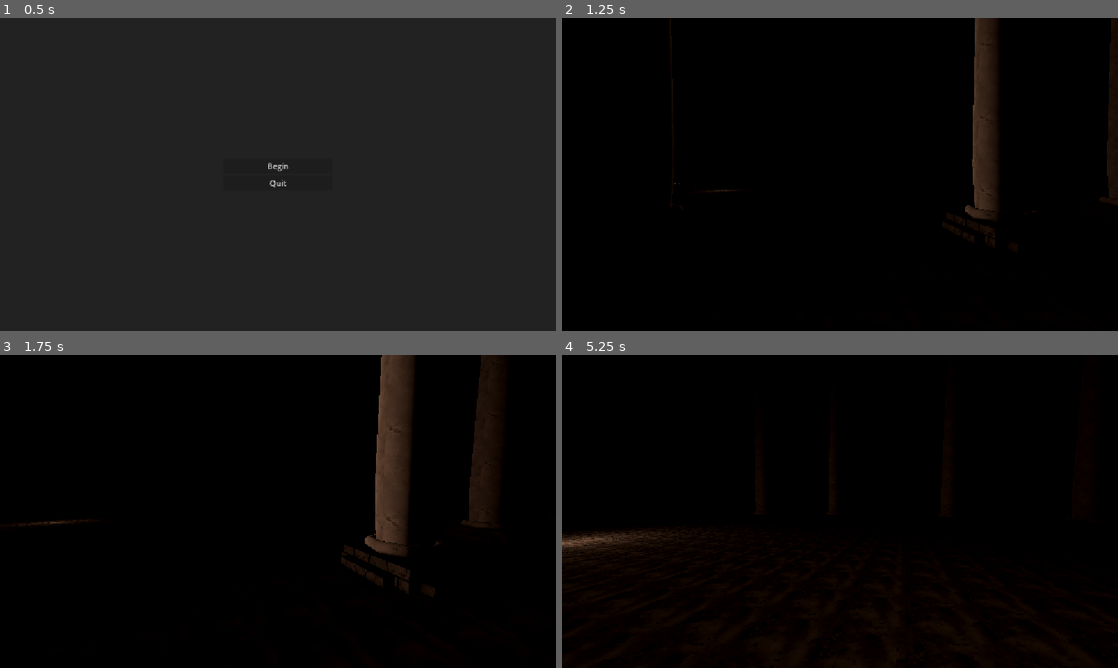
Above: before the commit, frames 1-4 (two rows, left to right).
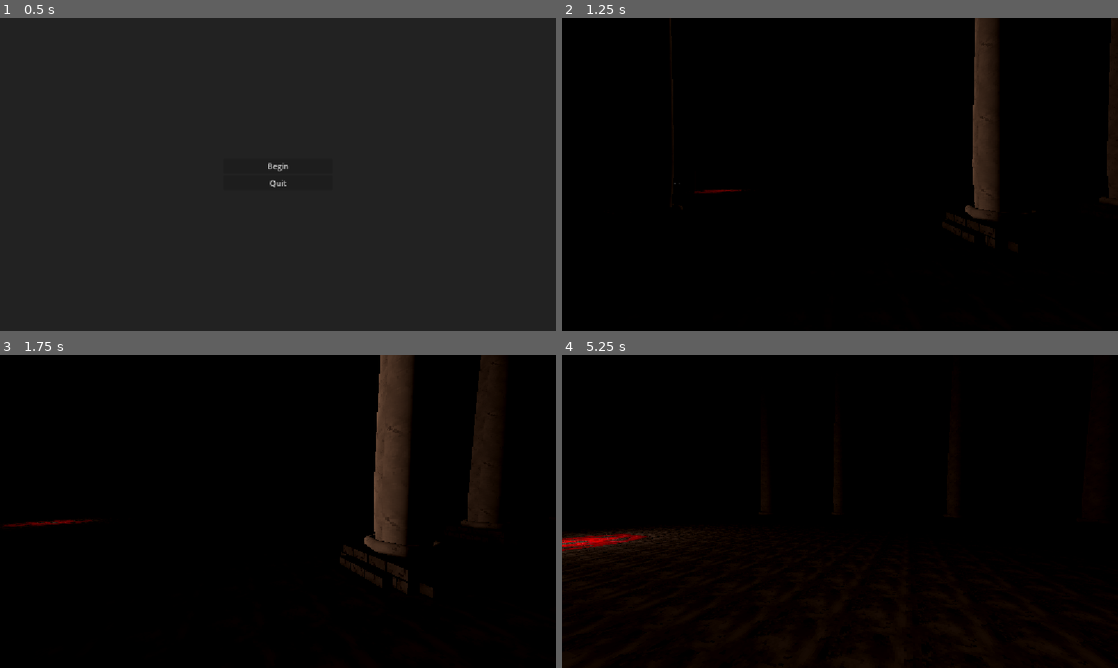
Above: after the commit, the same moments.

Repository: NikolayLobkov/3hourjam
Game: Godot game, scene res://main_menu/main_menu.tscn
Two runs of this game, one before a commit and one after it. Both use one fixed random seed, a clock stepped at 60 frames per second and the inputs below. The engine's default icon, where the game draws it, is replaced by a stand-in: a white triangle on a blue panel in a dark square.
Inputs (mouse positions are in pixels of both pictures, inside the frame that each line leads up to):
- Up to frame 1 (0.5 s): no input
- Up to frame 2 (1.25 s): click "Begin" at 0.5 s
- Up to frame 3 (1.75 s): tap Enter at 1.25 s; move the mouse to (305, 511) at 1.27 s; hold W (move_forward) from 1.28 s (still down); hold 1 (action_1) from 1.28 s (still down); tap 2 (action_2) at 1.55 s
- Up to frame 4 (5.25 s): keep holding W (move_forward); move the mouse to (812, 511) at 2.02 s; release 1 (action_1) at 2.03 s; tap 2 (action_2) at 2.1 s; tap 3 (action_3) at 2.3 s; tap Space (fail_restart) at 2.75 s; move the mouse to (851, 505) at 2.77 s; hold 3 (action_3) 2.78-3.53 s; tap 4 (action_4) at 3.05, 3.6 s; move the mouse to (834, 517) at 3.52 s; tap 5 (action_5) at 3.8 s; move the mouse to (878, 514) at 4.27 s; hold 5 (action_5) 4.28-5.03 s; tap 6 (action_6) at 4.55, 5.1 s; move the mouse to (795, 508) at 5.02 s

Frame 1 is identical in both runs. In frame 2, less than 0.1% of the frame differs, in the area x 23-33%, y 54-56%; in frame 3, 0.5%, in the area x 0-87%, y 0-76%; in frame 4, 0.5%.

Commit message:
good night

Diff:
--- a/UI/qte_game.gd
+++ b/UI/qte_game.gd
@@ -25,7 +25,6 @@
 
 func _on_ritual_action_maked(_act: String) -> void:
 	waiting_player_input = true
-	print(waiting_player_input)
 	action_timeout_timer.start()
 
 
@@ -46,6 +45,8 @@
 	action_maked.emit(act)
 	action_timeout_timer.stop()
 
+	player.play_animation(act)
+
 	print('Your action: ', act)
 
 
--- a/characters/player/player.gd
+++ b/characters/player/player.gd
@@ -2,9 +2,10 @@
 
 
 const CAMERA_SENSITIVITY: float = 0.004
-const CAMERA_SMOOTH: float = 15.0
+const CAMERA_SMOOTH: float = 25.0
 
 @onready var camera_pivot: Node3D = $CameraPivot
+@onready var animation_player: AnimationPlayer
 
 var cur_speed: float = 4.0
 
@@ -63,3 +64,7 @@
 	if event is InputEventKey:
 		if event.keycode == KEY_ESCAPE and event.is_pressed():
 			get_tree().change_scene_to_file('res://main_menu/main_menu.tscn')
+
+
+func play_animation(anim_name: StringName) -> void:
+	animation_player.play(anim_name)
--- a/characters/player/player.tscn
+++ b/characters/player/player.tscn
@@ -53,6 +53,7 @@
 transform = Transform3D(1, 0, 0, 0, 1, 0, 0, 0, 1, 0, 0, -0.027825505)
 fov = 80.0
 near = 0.001
+far = 50.0
 script = SubResource("GDScript_xxgcw")
 
 [node name="PlayerUI" parent="." instance=ExtResource("2_xxgcw")]
--- a/levels/main_room.tscn
+++ b/levels/main_room.tscn
@@ -8,8 +8,8 @@
 [ext_resource type="PackedScene" uid="uid://blha2pgibs2lf" path="res://UI/qte_game.tscn" id="6_dsdcb"]
 [ext_resource type="PackedScene" uid="uid://b0dqmv5mn3a8u" path="res://objects/demon_summoner.tscn" id="7_c2lvv"]
 [ext_resource type="Script" uid="uid://bp6w7frh5jdyk" path="res://objects/ritual.gd" id="7_wn8mm"]
-[ext_resource type="Texture2D" uid="uid://dxvv8weavsw3p" path="res://icon.svg" id="8_nehim"]
 [ext_resource type="PackedScene" uid="uid://tr2gnn5ud7dr" path="res://global/trigger.tscn" id="9_5c206"]
+[ext_resource type="Texture2D" uid="uid://batff645ldr72" path="res://assets/levels/textures/T_Pentagram.png" id="10_wn8mm"]
 
 [sub_resource type="CylinderShape3D" id="CylinderShape3D_dt74c"]
 radius = 1.1
@@ -59,9 +59,6 @@
 
 [node name="CombinationCreator" parent="RitualArea" instance=ExtResource("5_wn8mm")]
 
-[node name="QTEGame" parent="RitualArea" node_paths=PackedStringArray("player") instance=ExtResource("6_dsdcb")]
-player = NodePath("../../Player")
-
 [node name="Ritual" type="Node" parent="RitualArea"]
 script = ExtResource("7_wn8mm")
 
@@ -69,11 +66,10 @@
 process_callback = 0
 one_shot = true
 
+[node name="QTEGame" parent="RitualArea" node_paths=PackedStringArray("player") instance=ExtResource("6_dsdcb")]
+player = NodePath("../../Player")
+
 [node name="DemonSummoner" parent="RitualArea" instance=ExtResource("7_c2lvv")]
-
-[node name="Decal" type="Decal" parent="RitualArea"]
-texture_albedo = ExtResource("8_nehim")
-cull_mask = 1
 
 [node name="Trigger" parent="RitualArea" instance=ExtResource("9_5c206")]
 transform = Transform3D(1, 0, 0, 0, 1, 0, 0, 0, 1, 0, 1, 5)
@@ -100,6 +96,16 @@
 billboard = 1
 script = SubResource("GDScript_wn8mm")
 
+[node name="Pentagram" type="Sprite3D" parent="RitualArea"]
+transform = Transform3D(1, 0, 0, 0, 1, 0, 0, 0, 1, 0, 0.001, 0)
+pixel_size = 0.0314
+axis = 1
+transparent = false
+shaded = true
+double_sided = false
+texture_filter = 0
+texture = ExtResource("10_wn8mm")
+
 [connection signal="action_maked" from="RitualArea/Ritual" to="RitualArea/QTEGame" method="_on_ritual_action_maked"]
 [connection signal="action_maked" from="RitualArea/Ritual" to="RitualArea/ActionLabel" method="_on_ritual_action_maked"]
 [connection signal="ended" from="RitualArea/Ritual" to="RitualArea/QTEGame" method="_on_ritual_ended"]
Binary file added: assets/levels/textures/T_Pentagram.png
Not shown, added: assets/levels/textures/T_Pentagram.png.import
